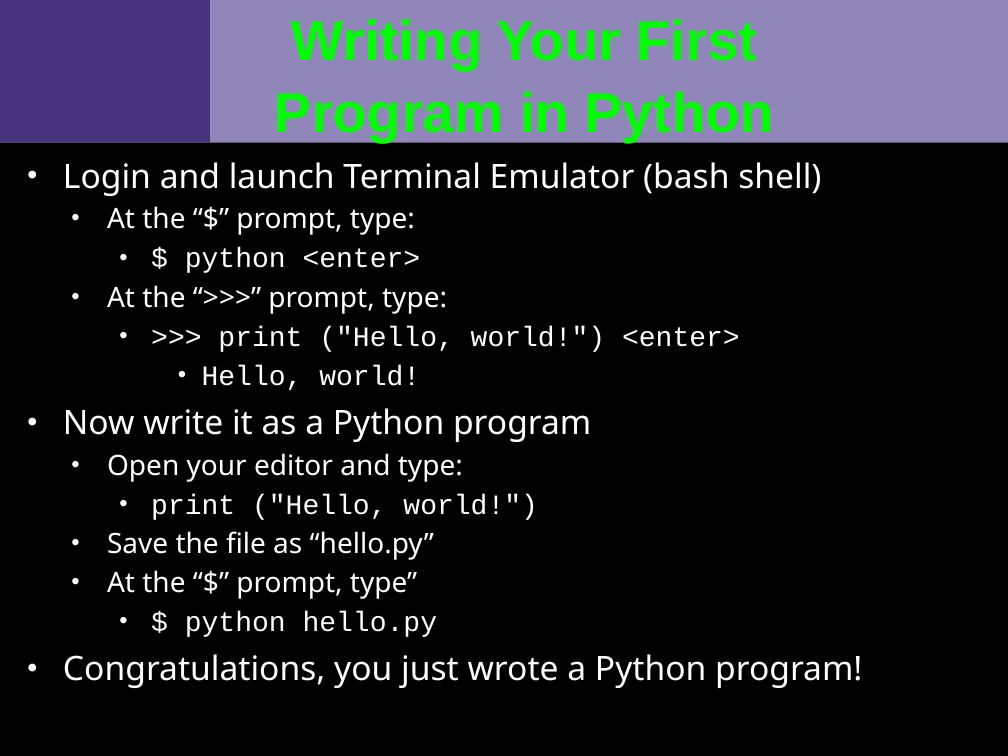
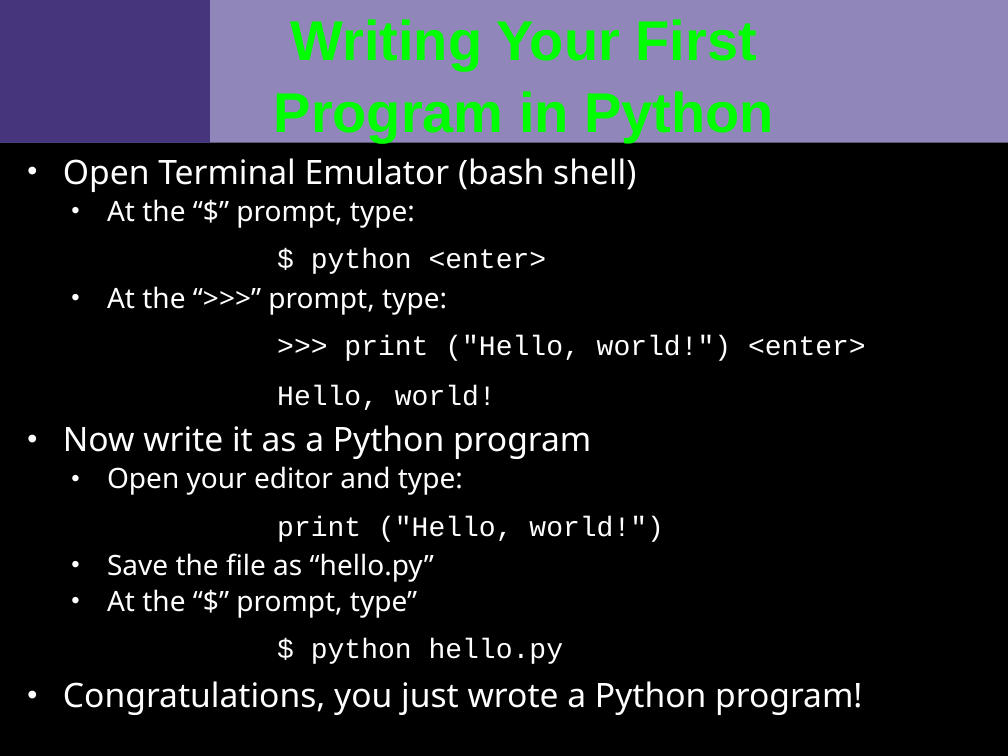
Before and after one commit to VCTLabs/swfk-python-intro, a slide deck: slide 7 of course_materials/slides/slideset1_beginning_python2_dev_SWFK.odp. Drawn at 1008x756 pixels with LibreOffice and Linux fonts; fonts in the diff are those of the drawing; background and template pictures are left out. Boxes give left, top, right and bottom in pixels: in the first picture for what was removed or moved away, otherwise in the second. Text is boxed around its words. In the diff, an @@ line names an element or a change of style, - is before the commit and + after.

```diff
--- a/course_materials/slides/slideset1_beginning_python2_dev_SWFK.odp
+++ b/course_materials/slides/slideset1_beginning_python2_dev_SWFK.odp
@@ text at [63, 158, 636, 192]: text changed @@
-• Login and launch Terminal Emulator (bash shell)
+• Open Terminal Emulator (bash shell)
@@ text at [63, 199, 866, 715]: less space between paragraphs; bullet • to none; list level 3 to 1 in "$ python <enter>"; line spacing 20pt to 28pt; list level 3 to 1 in ">>> print ("Hello, world!") <enter>"; list level 4 to 1 in "Hello, world!"; list level 3 to 1 in "print ("Hello, world!")"; list level 3 to 1 in "$ python hello.py" @@
```
Also in this commit, not shown: 3 other slides changed, 1 other file.
